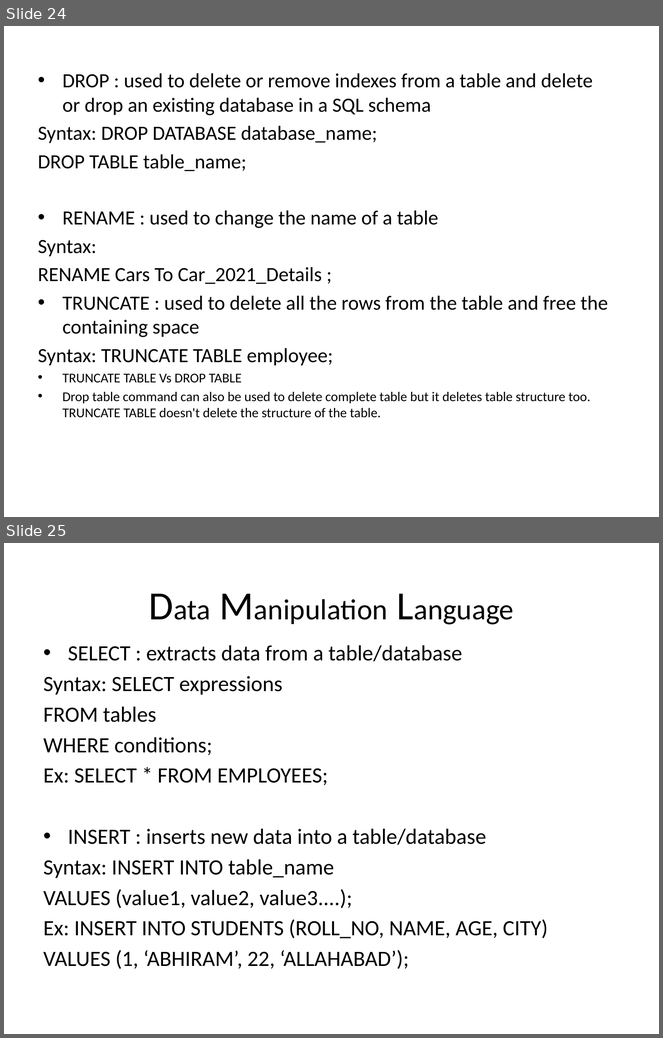
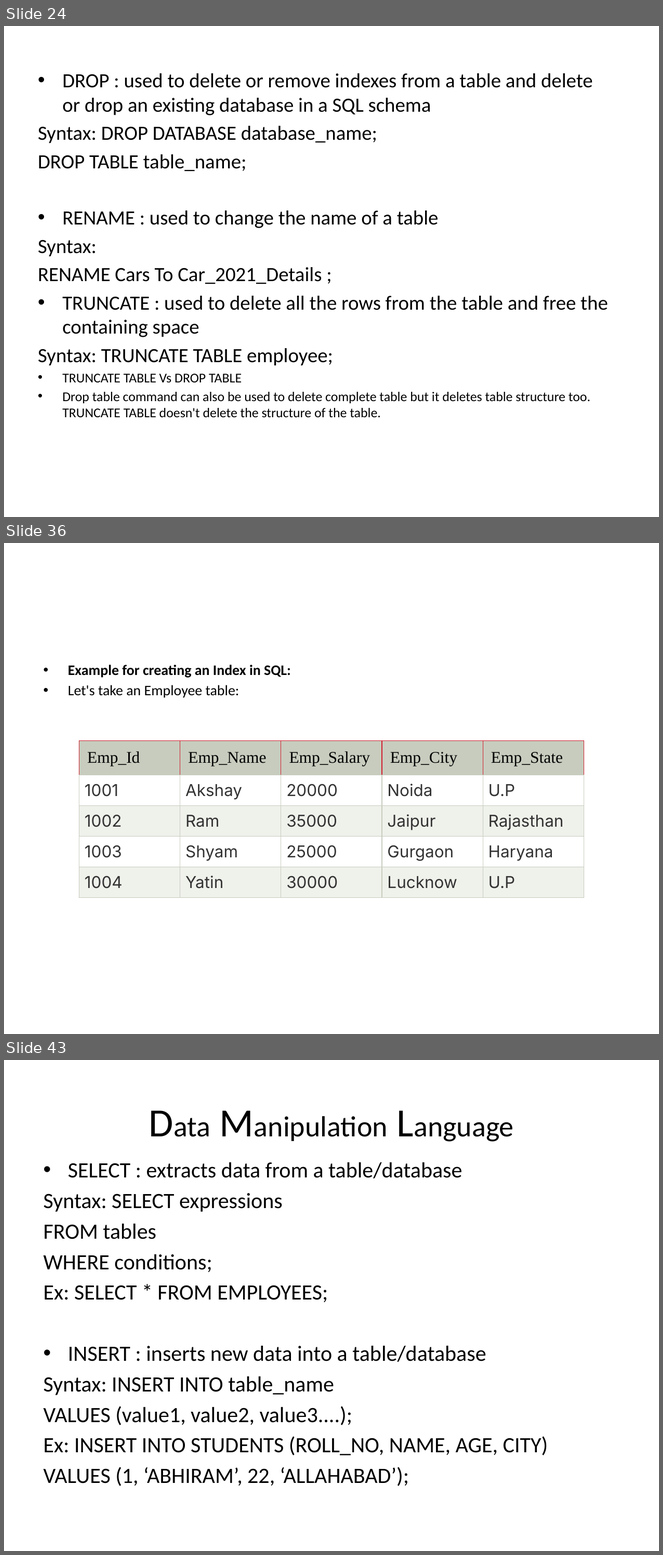
Before and after one commit to goudp4959/Oracle, a slide deck: SQL-latest (1) (4).pptx. Shown one above the other, each under a label of ours: slides 24 and 25 before the commit, slides 24, 36 and 43 after it; the slides between them are not shown. The pictures are 663x1038 and 663x1555 pixels, drawn with LibreOffice and Linux fonts; fonts in the diff are those of the drawing. Boxes give left, top, right and bottom in pixels: in the first picture for what was removed or moved away, otherwise in the second. Text is boxed around its words. In the diff, an @@ line names an element or a change of style, - is before the commit and + after.

```diff
--- a/SQL-latest (1) (4).pptx
+++ b/SQL-latest (1) (4).pptx
@@ slide 36 added at <box>4,543,659,1034</box>, background #FFFFFF @@
@@ text added at <box>68,665,291,698</box>, 16 pt, text #000000, bold @@
+• Example for creating an Index in SQL:
+• Let's take an Employee table:
@@ table added at <box>79,741,584,899</box>, 5 rows, 5 columns @@
+Emp_Id | Emp_Name | Emp_Salary | Emp_City | Emp_State
+1001 | Akshay | 20000 | Noida | U.P
+1002 | Ram | 35000 | Jaipur | Rajasthan
+1003 | Shyam | 25000 | Gurgaon | Haryana
+1004 | Yatin | 30000 | Lucknow | U.P
@@ what was slide 25 is now slide 43 @@
```
Also in this commit, not shown: 1 slide changed, 17 other slides added.
